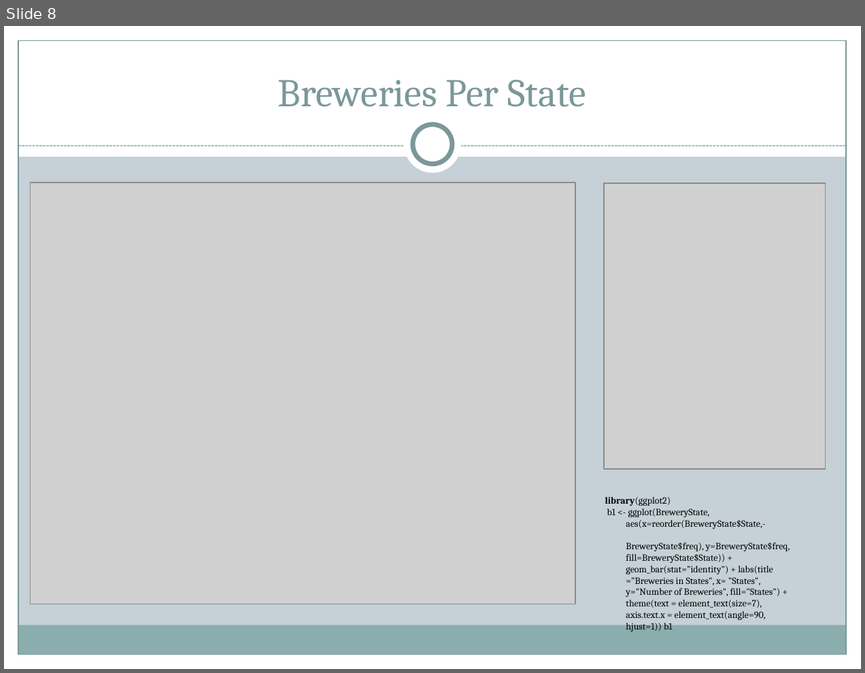
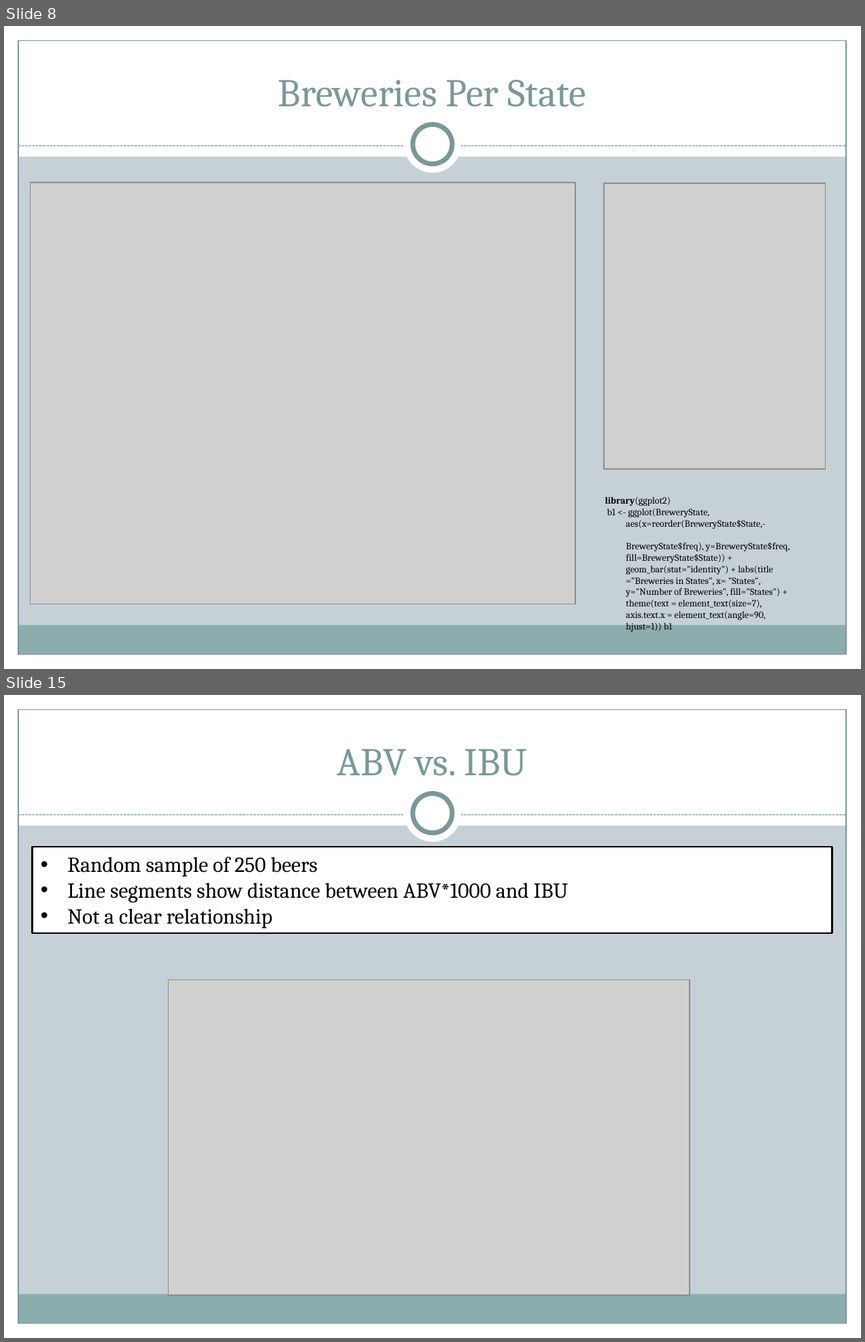
Before and after one commit to DataTex1/CaseStudy1, a slide deck: MSDS6306 CaseStudy1.pptx. Shown one above the other, each under a label of ours: slide 8 before the commit, slides 8 and 15 after it; the slides between them are not shown. The pictures are 865x673 and 865x1342 pixels, drawn with LibreOffice and Linux fonts; fonts in the diff are those of the drawing; grey boxes stand for pictures. Boxes give left, top, right and bottom in pixels: in the first picture for what was removed or moved away, otherwise in the second. Text is boxed around its words. In the diff, an @@ line names an element or a change of style, - is before the commit and + after.

```diff
--- a/MSDS6306 CaseStudy1.pptx
+++ b/MSDS6306 CaseStudy1.pptx
@@ slide 15 added at [4,695,861,1338], background #C5D1D7; not listed: 9 template elements that a slide beside it also shows @@
@@ title added at [337,749,527,776], 33 pt, text #7C999A @@
+ABV vs. IBU
@@ rectangle added at [33,847,832,933], fill #FFFFFF, outline #000000 1.25 pt, 18 pt, text #000000 @@
+• Random sample of 250 beers
+• Line segments show distance between ABV*1000 and IBU
+• Not a clear relationship
@@ picture added at [169,979,689,1295] @@
```
Also in this commit, not shown: 7 other slides added.
